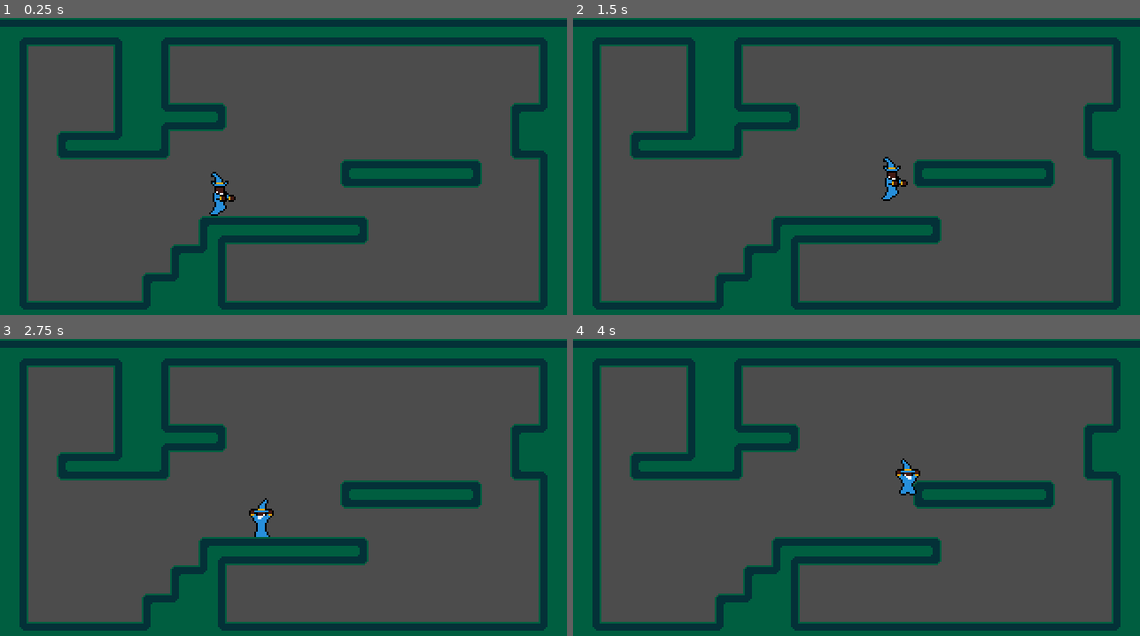
Above: before the commit, frames 1-4 (two rows, left to right).
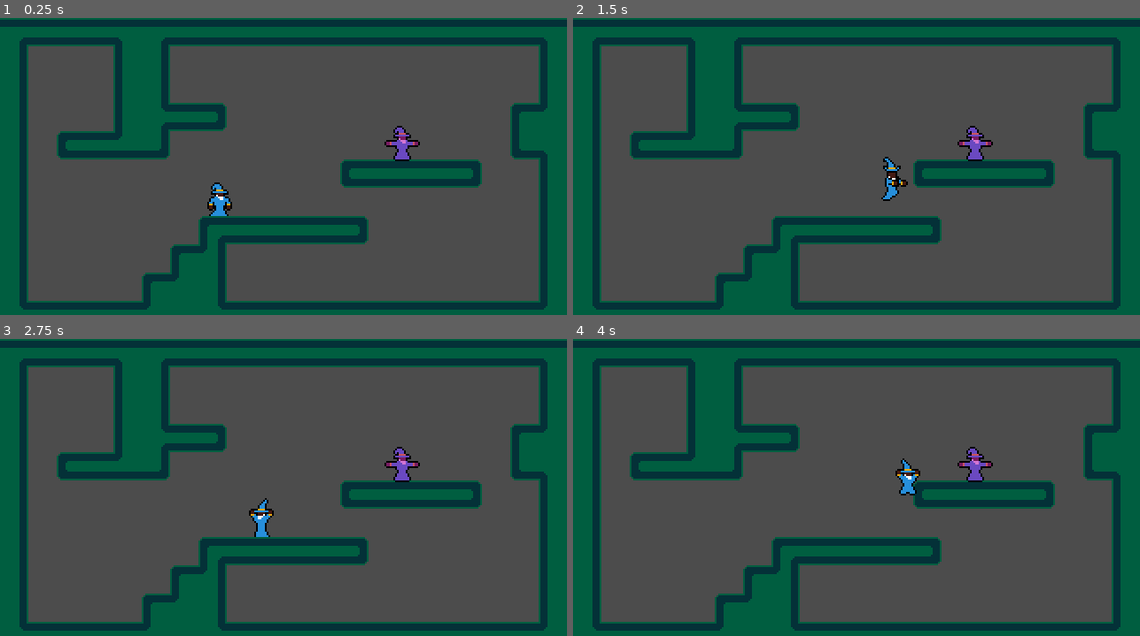
Above: after the commit, the same moments.

Repository: crasheds22/WizBiz
Game: Godot game, scene res://World.tscn
The game is run twice, just before and just after one commit, with the same random seed, the same clock (stepped at 60 frames per second) and the same inputs.
Inputs (mouse positions are in pixels of both pictures, inside the frame that each line leads up to):
- Up to frame 1 (0.25 s): no input
- Up to frame 2 (1.5 s): tap Enter at 0.5 s; move the mouse to (981, 160) at 0.52 s; press the mouse at (981, 160) at 0.53 s; hold D (right) from 0.53 s (still down); tap Space (jump) at 0.77 s; move the mouse to (743, 193) at 1.27 s; release the mouse at (743, 193) at 1.28 s; click (743, 193) at 1.35 s
- Up to frame 3 (2.75 s): tap Space (jump) at 1.52 s; move the mouse to (340, 428) at 2.02 s; release D (right) at 2.03 s; press the mouse at (340, 428) at 2.03 s; hold A (left) from 2.03 s (still down)
- Up to frame 4 (4 s): move the mouse to (828, 561) at 2.77 s; release A (left) at 2.78 s; release the mouse at (828, 561) at 2.78 s; hold D (right) from 2.78 s (still down); click (828, 561) at 2.85 s; tap Space (jump) at 3.02, 3.77 s; move the mouse to (1026, 546) at 3.52 s; press the mouse at (1026, 546) at 3.53 s

The runs differ from the first frame. In frame 1, 0.7% of the frame differs, in the area x 36-75%, y 36-67%; in frame 2, 0.4%; in frame 3, 0.4%; in frame 4, 0.4%.

Commit message:
hey look, he can get hurt

Diff:
--- /dev/null
+++ b/Enemy.gd
@@ -0,0 +1,20 @@
+extends KinematicBody2D
+
+const GRAVITY = 200
+
+signal enemy_collision
+
+var motion = Vector2.ZERO
+
+func _ready():
+	#You do nothing
+	#You die
+	pass
+
+func _process(delta):
+	motion.y += GRAVITY * delta
+	motion.x = 0
+
+
+func getHurt():
+	emit_signal("enemy_collision")
--- /dev/null
+++ b/Enemy.tscn
@@ -0,0 +1,21 @@
+[gd_scene load_steps=4 format=2]
+
+[ext_resource path="res://wizard_sprite_sheet_v2.png" type="Texture" id=1]
+[ext_resource path="res://Enemy.gd" type="Script" id=2]
+
+[sub_resource type="RectangleShape2D" id=1]
+extents = Vector2( 5, 8 )
+
+[node name="Enemy" type="KinematicBody2D"]
+script = ExtResource( 2 )
+
+[node name="Sprite" type="Sprite" parent="."]
+position = Vector2( 0, -14 )
+texture = ExtResource( 1 )
+vframes = 12
+hframes = 6
+frame = 60
+
+[node name="CollisionShape2D" type="CollisionShape2D" parent="."]
+position = Vector2( 0, -8 )
+shape = SubResource( 1 )
--- a/The Wiz.gd
+++ b/The Wiz.gd
@@ -16,6 +16,9 @@
 
 onready var sprite 			= $Sprite
 onready var animationPlayer = $AnimationPlayer
+
+func _ready():
+	pass
 
 func anim_control(delta):
 	if Input.is_action_pressed("fire"):
@@ -65,6 +68,13 @@
 
 	anim_control(delta)
 
+	for i in get_slide_count():
+		var collision = get_slide_collision(i)
+		if collision.collider.has_method("getHurt"):
+			collision.collider.getHurt()
+
+
+
 func _physics_process(delta):
 	if x_input != 0:
 		motion.x += x_input * ACCELERATION * delta
@@ -93,3 +103,8 @@
 			motion.x = lerp(motion.x, 0, AIR_RESISTANCE)
 
 	motion = move_and_slide(motion, Vector2.UP)
+
+
+
+func _on_Enemy_enemy_collision():
+	animationPlayer.play("Hurt")
--- a/The Wiz.tscn
+++ b/The Wiz.tscn
@@ -135,18 +135,18 @@
 
 [sub_resource type="Animation" id=8]
 resource_name = "Hurt"
-length = 0.2
-tracks/0/type = "value"
-tracks/0/path = NodePath("Sprite:frame")
-tracks/0/interp = 1
-tracks/0/loop_wrap = true
-tracks/0/imported = false
-tracks/0/enabled = true
-tracks/0/keys = {
-"times": PoolRealArray( 0, 0.1 ),
-"transitions": PoolRealArray( 1, 1 ),
-"update": 1,
-"values": [ 18, 19 ]
+length = 0.6
+tracks/0/type = "value"
+tracks/0/path = NodePath("Sprite:frame")
+tracks/0/interp = 1
+tracks/0/loop_wrap = true
+tracks/0/imported = false
+tracks/0/enabled = true
+tracks/0/keys = {
+"times": PoolRealArray( 0, 0.2, 0.4 ),
+"transitions": PoolRealArray( 1, 1, 1 ),
+"update": 1,
+"values": [ 18, 19, 19 ]
 }
 
 [sub_resource type="Animation" id=9]
@@ -268,7 +268,6 @@
 texture = ExtResource( 1 )
 vframes = 12
 hframes = 6
-frame = 55
 
 [node name="CollisionShape2D" type="CollisionShape2D" parent="."]
 position = Vector2( 0, -7 )
--- a/World.tscn
+++ b/World.tscn
@@ -1,7 +1,8 @@
-[gd_scene load_steps=51 format=2]
+[gd_scene load_steps=52 format=2]
 
 [ext_resource path="res://test_tileset_v1.png" type="Texture" id=1]
 [ext_resource path="res://The Wiz.tscn" type="PackedScene" id=2]
+[ext_resource path="res://Enemy.tscn" type="PackedScene" id=3]
 
 [sub_resource type="ConvexPolygonShape2D" id=1]
 points = PoolVector2Array( 0, 0, 16, 0, 16, 16, 0, 16 )
@@ -461,4 +462,8 @@
 tile_data = PoolIntArray( 65535, 0, 0, 0, 0, 5, 1, 0, 196609, 2, 0, 196609, 3, 0, 196609, 4, 0, 6, 5, 0, 5, 6, 0, 19660 …(2146 unchanged characters)…
 
 [node name="The Wiz" parent="." instance=ExtResource( 2 )]
-position = Vector2( 124, 107 )
+position = Vector2( 124, 113 )
+
+[node name="Enemy" parent="." instance=ExtResource( 3 )]
+position = Vector2( 227, 81 )
+[connection signal="enemy_collision" from="Enemy" to="The Wiz" method="_on_Enemy_enemy_collision"]
--- a/project.godot
+++ b/project.godot
@@ -57,6 +57,12 @@
 , Object(InputEventJoypadButton,"resource_local_to_scene":false,"resource_name":"","device":0,"button_index":5,"pressure":0.0,"pressed":false,"script":null)
  ]
 }
+lock={
+"deadzone": 0.5,
+"events": [ Object(InputEventMouseButton,"resource_local_to_scene":false,"resource_name":"","device":0,"alt":false,"shift":false,"control":false,"meta":false,"command":false,"button_mask":0,"position":Vector2( 0, 0 ),"global_position":Vector2( 0, 0 ),"factor":1.0,"button_index":2,"pressed":false,"doubleclick":false,"script":null)
+, Object(InputEventJoypadButton,"resource_local_to_scene":false,"resource_name":"","device":0,"button_index":4,"pressure":0.0,"pressed":false,"script":null)
+ ]
+}
 
 [rendering]
 
